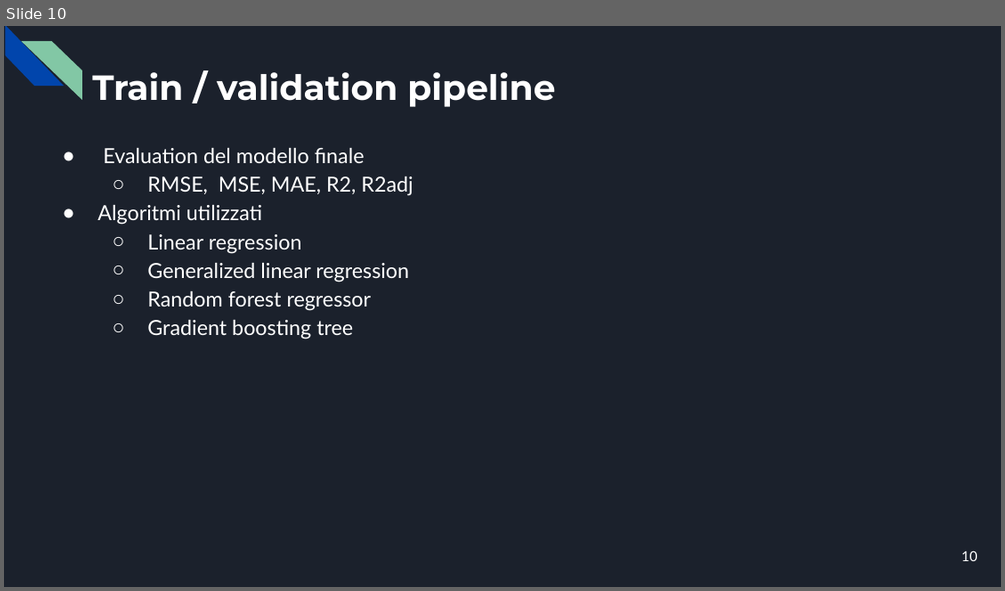
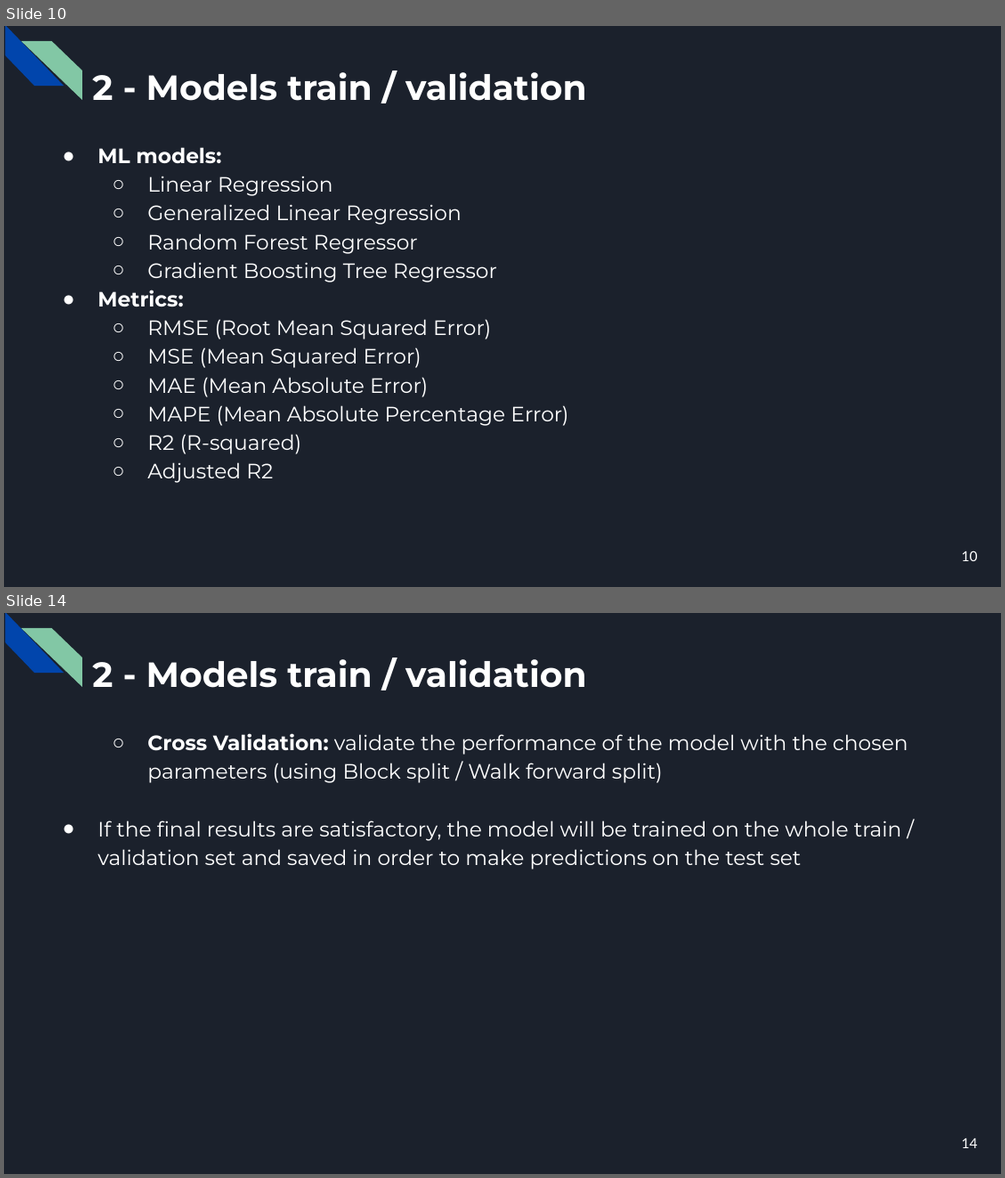
Before and after one commit to CorsiDanilo/bitcoin-price-prediction-with-pyspark, a slide deck: presentation/presentation.pptx. Shown one above the other, each under a label of ours: slide 10 before the commit, slides 10 and 14 after it; the slides between them are not shown. The pictures are 1005x591 and 1005x1178 pixels, drawn with LibreOffice and Linux fonts; fonts in the diff are those of the drawing. Boxes give left, top, right and bottom in pixels: in the first picture for what was removed or moved away, otherwise in the second. Text is boxed around its words. In the diff, an @@ line names an element or a change of style, - is before the commit and + after.

```diff
--- a/presentation/presentation.pptx
+++ b/presentation/presentation.pptx
@@ slide 14 added at [4, 613, 1001, 1174], background #1B212C; not listed: 2 template elements that a slide beside it also shows @@
@@ title added at [92, 659, 586, 688], 25.2 pt, text #FFFFFF, bold @@
+2 - Models train / validation
@@ text added at [97, 733, 908, 869], 15 pt, text #FFFFFF @@
+○ Cross Validation: validate the performance of the model with the chosen parameters (using Block split / Walk forward split)
+● If the final results are satisfactory, the model will be trained on the whole train / validation set and saved in order to make predictions on the test set
@@ page number added at [962, 1138, 978, 1148], 10 pt, text #FFFFFF @@
+14
@@ slide 10 changed as well @@
@@ title at [92, 72, 586, 101]: text changed @@
-Train / validation pipeline
+2 - Models train / validation
@@ text at [97, 147, 568, 483]: text changed; font Lato to Montserrat @@
-● Evaluation del modello finale
-  ○ RMSE, MSE, MAE, R2, R2adj
-● Algoritmi utilizzati
-  ○ Linear regression
-  ○ Generalized linear regression
-  ○ Random forest regressor
-  ○ Gradient boosting tree
+● ML models:
+  ○ Linear Regression
+  ○ Generalized Linear Regression
+  ○ Random Forest Regressor
+  ○ Gradient Boosting Tree Regressor
+● Metrics:
+  ○ RMSE (Root Mean Squared Error)
+  ○ MSE (Mean Squared Error)
+  ○ MAE (Mean Absolute Error)
+  ○ MAPE (Mean Absolute Percentage Error)
+  ○ R2 (R-squared)
+  ○ Adjusted R2
```
Also in this commit, not shown: 5 other slides changed, 13 other slides added, 8 slides removed, 2 other files.
